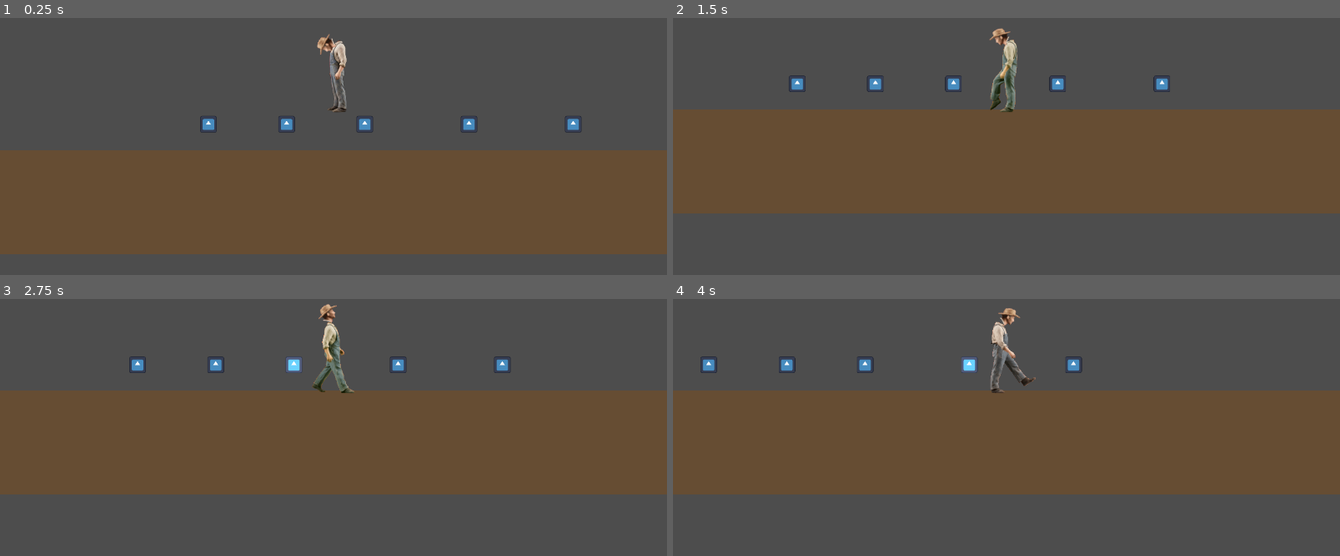
Above: before the commit, frames 1-4 (two rows, left to right).
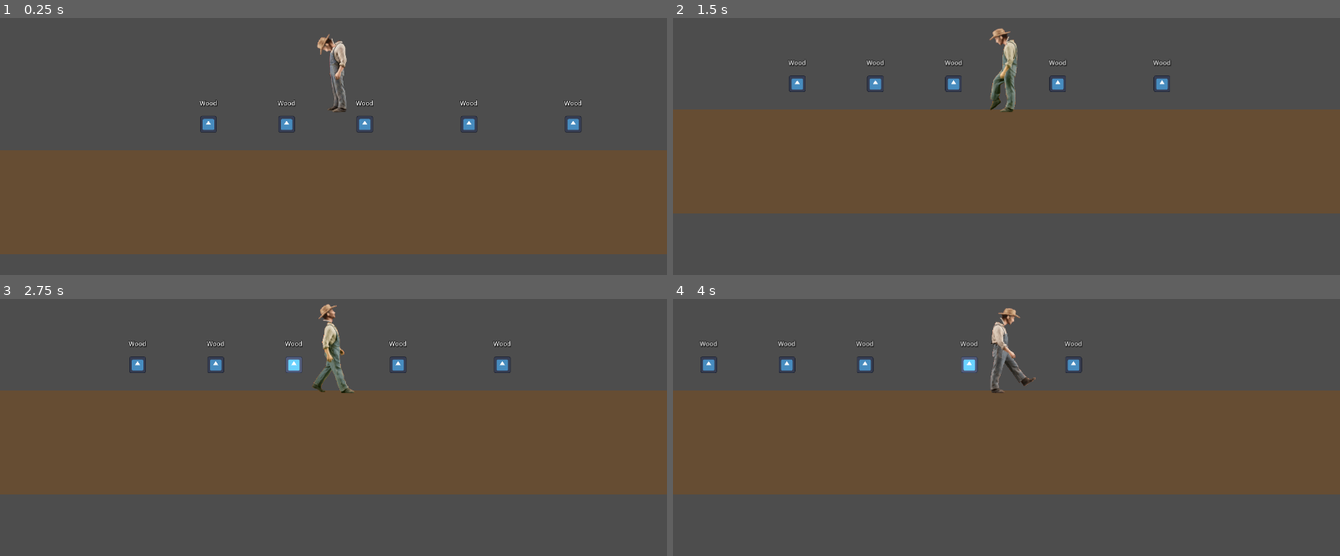
Above: after the commit, the same moments.

Repository: LouisZCode/mechanics_tests
Game: Godot game, scene res://scenes/main.tscn
Two runs of this game, one before a commit and one after it. Both use one fixed random seed, a clock stepped at 60 frames per second and the inputs below. The engine's default icon, where the game draws it, is replaced by a stand-in: a white triangle on a blue panel in a dark square.
Inputs (mouse positions are in pixels of both pictures, inside the frame that each line leads up to):
- Up to frame 1 (0.25 s): no input
- Up to frame 2 (1.5 s): move the mouse to (1153, 95) at 0.52 s; hold F (interact) 0.53-1.28 s; hold Right (ui_right) from 0.53 s (still down); move the mouse to (873, 136) at 1.27 s; tap F (interact) at 1.35 s
- Up to frame 3 (2.75 s): move the mouse to (400, 304) at 2.02 s; release Right (ui_right) at 2.03 s; hold Left (ui_left) from 2.03 s (still down); hold F (interact) from 2.03 s (still down)
- Up to frame 4 (4 s): move the mouse to (973, 478) at 2.77 s; release Left (ui_left) at 2.78 s; release F (interact) at 2.78 s; hold Right (ui_right) from 2.78 s (still down); tap F (interact) at 2.85 s; move the mouse to (1206, 458) at 3.52 s; hold F (interact) from 3.53 s (still down)

The runs differ from the first frame. In frame 1, 0.2% of the frame differs, in the area x 29-88%, y 31-35%; in frame 2, 0.2%; in frame 3, 0.2%, in the area x 19-77%, y 16-19%; in frame 4, 0.2%.

Commit message:
feature:  created item data for general item creation

Diff:
--- /dev/null
+++ b/resources/items/wood.tres
@@ -0,0 +1,25 @@
+[gd_resource type="Resource" script_class="ItemData" load_steps=2 format=3 uid="uid://cq8j5r9t6u3v1"]
+
+[ext_resource type="Script" path="res://scripts/resources/item_data.gd" id="1_1"]
+
+[resource]
+script = ExtResource("1_1")
+item_name = "Wood"
+item_id = "wood"
+description = "Basic wood gathered from the surface. Used for crafting and building."
+icon = null
+item_type = 0
+item_category = 0
+can_be_gathered = true
+gather_time = 1.5
+gather_hint = "Hold F to gather wood"
+slots_taken = 1
+max_stack = 99
+weight = 0.5
+stat_durability = 0
+stat_mining_power = 0
+stat_attack_damage = 0
+stat_nutrition = 0
+is_sellable = true
+sell_value = 5
+rarity = 0
--- a/scenes/pickable_item.tscn
+++ b/scenes/pickable_item.tscn
@@ -1,7 +1,8 @@
-[gd_scene load_steps=3 format=3 uid="uid://bq6j7r8tat4u2"]
+[gd_scene load_steps=4 format=3 uid="uid://bq6j7r8tat4u2"]
 
 [ext_resource type="Script" path="res://scripts/pickable_item.gd" id="1_pickable_script"]
 [ext_resource type="Texture2D" uid="uid://da6yytu5q3gyt" path="res://icon.svg" id="2_icon"]
+[ext_resource type="Resource" uid="uid://cq8j5r9t6u3v1" path="res://resources/items/wood.tres" id="3_wood"]
 
 [sub_resource type="CircleShape2D" id="CircleShape2D_item"]
 radius = 30.0
@@ -10,6 +11,7 @@
 collision_layer = 4
 collision_mask = 0
 script = ExtResource("1_pickable_script")
+item_data = ExtResource("3_wood")
 
 [node name="Sprite2D" type="Sprite2D" parent="."]
 scale = Vector2(0.25, 0.25)
@@ -17,3 +19,19 @@
 
 [node name="CollisionShape2D" type="CollisionShape2D" parent="."]
 shape = SubResource("CircleShape2D_item")
+
+[node name="ItemLabel" type="Label" parent="."]
+offset_left = -50.0
+offset_top = -50.0
+offset_right = 50.0
+offset_bottom = -30.0
+theme_override_colors/font_color = Color(1, 1, 1, 1)
+theme_override_colors/font_shadow_color = Color(0, 0, 0, 1)
+theme_override_colors/font_outline_color = Color(0, 0, 0, 1)
+theme_override_constants/shadow_offset_x = 1
+theme_override_constants/shadow_offset_y = 1
+theme_override_constants/outline_size = 3
+theme_override_font_sizes/font_size = 12
+text = "Item"
+horizontal_alignment = 1
+vertical_alignment = 1
--- a/scripts/mechanics/gathering_mechanic.gd
+++ b/scripts/mechanics/gathering_mechanic.gd
@@ -3,12 +3,12 @@
 
 ## Handles gathering/picking up items in the world
 
-signal item_gathered(item_type: String, quantity: int)
+signal item_gathered(item_data: ItemData, quantity: int)
 signal nearest_item_changed(item: Area2D)
 signal gathering_progress(progress: float, total: float)  # For UI feedback
 
 @export var gather_range = 100.0
-@export var gather_time = 2.0  # Time in seconds to hold F to gather
+@export var default_gather_time = 2.0  # Fallback if item has no gather time
 @export var gather_cooldown = 0.2
 
 var player: CharacterBody2D
@@ -102,16 +102,26 @@
 			is_gathering = true
 			target_item = nearest_item
 			gathering_progress_timer = 0.0
-			print("Started gathering...")
+
+			# Get item name for feedback
+			var item_name = "item"
+			if target_item.has_method("get_item_data"):
+				var data = target_item.get_item_data()
+				if data:
+					item_name = data.item_name
+			print("Started gathering %s..." % item_name)
+
+		# Get current item's gather time
+		var current_gather_time = get_item_gather_time(target_item)
 
 		# Progress gathering timer
 		gathering_progress_timer += delta
 
 		# Emit progress signal for UI feedback
-		gathering_progress.emit(gathering_progress_timer, gather_time)
+		gathering_progress.emit(gathering_progress_timer, current_gather_time)
 
 		# Check if gathering is complete
-		if gathering_progress_timer >= gather_time:
+		if gathering_progress_timer >= current_gather_time:
 			# Complete gathering
 			if is_instance_valid(target_item):
 				gather_item(target_item)
@@ -132,12 +142,12 @@
 	if not is_instance_valid(item):
 		return
 
-	# Get item data
-	var item_type = "unknown"
+	# Get ItemData and quantity
+	var item_data: ItemData = null
 	var quantity = 1
 
-	if item.has_method("get_item_type"):
-		item_type = item.get_item_type()
+	if item.has_method("get_item_data"):
+		item_data = item.get_item_data()
 	if item.has_method("get_quantity"):
 		quantity = item.get_quantity()
 
@@ -145,8 +155,8 @@
 	if item.has_method("pickup"):
 		item.pickup()
 
-	# Emit signal
-	item_gathered.emit(item_type, quantity)
+	# Emit signal with ItemData
+	item_gathered.emit(item_data, quantity)
 
 	# Remove from tracking
 	if item in nearby_items:
@@ -158,7 +168,22 @@
 	# Update nearest item
 	_update_nearest_item()
 
-	print("Gathered: %s x%d" % [item_type, quantity])
+	# Print feedback
+	if item_data:
+		print("Gathered: %s x%d" % [item_data.item_name, quantity])
+	else:
+		print("Gathered: unknown item x%d" % quantity)
+
+func get_item_gather_time(item: Area2D) -> float:
+	"""Get the gather time for a specific item"""
+	if not is_instance_valid(item):
+		return default_gather_time
+
+	if item.has_method("get_gather_time"):
+		return item.get_gather_time()
+
+	# Fallback to default
+	return default_gather_time
 
 func is_active() -> bool:
 	"""Check if this mechanic is currently active (gathering in progress)"""
@@ -166,8 +191,9 @@
 
 func get_gathering_progress() -> float:
 	"""Get current gathering progress as percentage (0.0 to 1.0)"""
-	if is_gathering:
-		return gathering_progress_timer / gather_time
+	if is_gathering and target_item:
+		var current_gather_time = get_item_gather_time(target_item)
+		return gathering_progress_timer / current_gather_time
 	return 0.0
 
 func get_nearest_item() -> Area2D:
--- a/scripts/pickable_item.gd
+++ b/scripts/pickable_item.gd
@@ -3,13 +3,14 @@
 
 ## A pickable item that can be gathered by the player
 
-signal picked_up(item_type: String, quantity: int)
+signal picked_up(item_data: ItemData, quantity: int)
 
-@export var item_type: String = "resource"
+@export var item_data: ItemData  # Reference to ItemData resource
 @export var quantity: int = 1
 @export var highlight_when_near: bool = true
 
 @onready var sprite: Sprite2D = $Sprite2D
+@onready var label: Label = $ItemLabel
 
 var is_highlighted = false
 
@@ -21,17 +22,39 @@
 	collision_layer = 4  # Layer 4 for items
 	collision_mask = 0   # Don't detect anything
 
+	# Update sprite if item_data has an icon
+	if item_data and item_data.icon and sprite:
+		sprite.texture = item_data.icon
+
+	# Update label with item name
+	if item_data and label:
+		label.text = item_data.item_name
+	elif label:
+		label.text = "Unknown"
+
+func get_item_data() -> ItemData:
+	"""Return the ItemData resource"""
+	return item_data
+
 func get_item_type() -> String:
-	"""Return the type of this item"""
-	return item_type
+	"""Return the type of this item (for backward compatibility)"""
+	if item_data:
+		return item_data.item_id
+	return "unknown"
 
 func get_quantity() -> int:
 	"""Return the quantity of this item"""
 	return quantity
 
+func get_gather_time() -> float:
+	"""Return the time needed to gather this item"""
+	if item_data:
+		return item_data.gather_time
+	return 2.0  # Default fallback
+
 func pickup():
 	"""Called when this item is picked up"""
-	picked_up.emit(item_type, quantity)
+	picked_up.emit(item_data, quantity)
 	queue_free()
 
 func set_highlighted(highlighted: bool):
--- a/scripts/player.gd
+++ b/scripts/player.gd
@@ -21,9 +21,12 @@
 	# Connect gathering signals
 	gathering.item_gathered.connect(_on_item_gathered)
 
-func _on_item_gathered(item_type: String, quantity: int):
+func _on_item_gathered(item_data: ItemData, quantity: int):
 	"""Handle when an item is gathered"""
-	print("Player gathered: %s x%d" % [item_type, quantity])
+	if item_data:
+		print("Player gathered: %s x%d (weight: %.1f each)" % [item_data.item_name, quantity, item_data.weight])
+	else:
+		print("Player gathered: unknown item x%d" % quantity)
 	# TODO: Add to inventory when inventory system is implemented
 
 func _physics_process(delta):
--- /dev/null
+++ b/scripts/resources/item_data.gd
@@ -0,0 +1,99 @@
+class_name ItemData
+extends Resource
+
+## Base template for all items in the game
+## Create individual .tres files for each item (wood, stone, tools, etc.)
+
+# Basic Info
+@export_group("Basic Info")
+@export var item_name: String = "Item"
+@export var item_id: String = "item"  # Unique identifier
+@export_multiline var description: String = ""
+@export var icon: Texture2D
+
+# Item Classification
+@export_group("Classification")
+@export var item_type: ItemType = ItemType.RESOURCE
+@export var item_category: ItemCategory = ItemCategory.MATERIAL
+
+enum ItemType {
+	RESOURCE,    # Raw materials (wood, stone, ore)
+	TOOL,        # Pickaxe, shovel, etc.
+	WEAPON,      # Combat items
+	CONSUMABLE,  # Food, potions
+	EQUIPMENT    # Wearable items
+}
+
+enum ItemCategory {
+	MATERIAL,    # Basic crafting materials
+	FOOD,        # Edible items
+	MINING,      # Mining-related tools/resources
+	FARMING,     # Farming-related items
+	COMBAT,      # Combat items
+	MISC         # Other items
+}
+
+# Gathering Properties
+@export_group("Gathering")
+@export var can_be_gathered: bool = true
+@export var gather_time: float = 2.0  # Seconds to hold F to gather
+@export_multiline var gather_hint: String = "Hold F to gather"
+
+# Inventory Properties
+@export_group("Inventory")
+@export var slots_taken: int = 1  # How many inventory slots this item occupies
+@export var max_stack: int = 99  # Maximum stack size (1 = doesn't stack)
+@export var weight: float = 1.0  # Affects climbing speed, carry capacity
+
+# Item Stats (for tools/weapons)
+@export_group("Stats", "stat_")
+@export var stat_durability: int = 0  # 0 = doesn't break (resources)
+@export var stat_mining_power: int = 0  # For tools
+@export var stat_attack_damage: int = 0  # For weapons
+@export var stat_nutrition: int = 0  # For food
+
+# Advanced Properties
+@export_group("Advanced")
+@export var is_sellable: bool = true
+@export var sell_value: int = 10
+@export var rarity: Rarity = Rarity.COMMON
+
+enum Rarity {
+	COMMON,
+	UNCOMMON,
+	RARE,
+	EPIC,
+	LEGENDARY
+}
+
+# Methods for item behavior
+
+func get_display_name() -> String:
+	"""Get formatted display name"""
+	return item_name
+
+func get_total_weight(quantity: int) -> float:
+	"""Calculate total weight for a stack"""
+	return weight * quantity
+
+func can_stack_with(other: ItemData) -> bool:
+	"""Check if this item can stack with another"""
+	if other == null:
+		return false
+	return other.item_id == item_id and max_stack > 1
+
+func get_gather_time_display() -> String:
+	"""Get human-readable gather time"""
+	return "%.1f seconds" % gather_time
+
+func is_tool() -> bool:
+	"""Check if this is a tool"""
+	return item_type == ItemType.TOOL
+
+func is_resource() -> bool:
+	"""Check if this is a resource"""
+	return item_type == ItemType.RESOURCE
+
+func is_consumable() -> bool:
+	"""Check if this is consumable"""
+	return item_type == ItemType.CONSUMABLE
Not shown, added: scripts/resources/item_data.gd.uid
